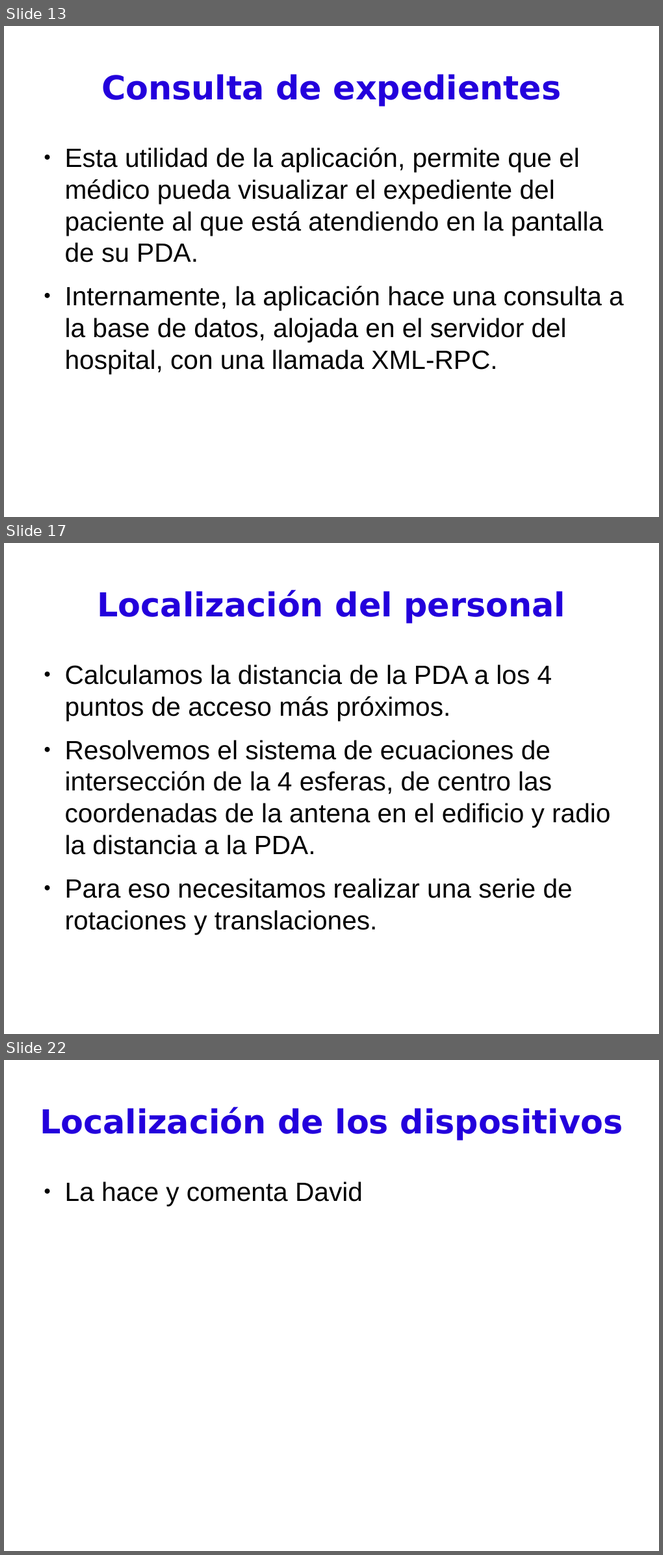
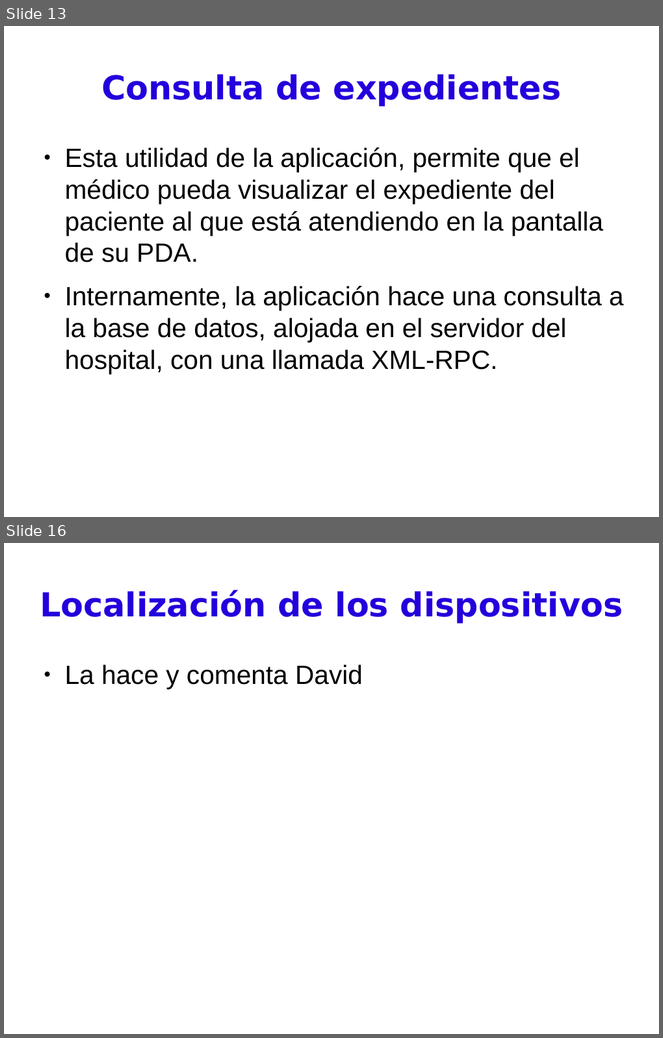
Before and after one commit to BackupTheBerlios/pdassii, a slide deck: Documentos/presentación.odp. Shown one above the other, each under a label of ours: slides 13, 17 and 22 before the commit, slides 13 and 16 after it; the slides between them are not shown. The pictures are 663x1555 and 663x1038 pixels, drawn with LibreOffice and Linux fonts; fonts in the diff are those of the drawing. Boxes give left, top, right and bottom in pixels: in the first picture for what was removed or moved away, otherwise in the second. Text is boxed around its words. In the diff, an @@ line names an element or a change of style, - is before the commit and + after.

```diff
--- a/Documentos/presentación.odp
+++ b/Documentos/presentación.odp
@@ slide 17 removed at (4, 543, 659, 1034), background #FFFFFF @@
@@ title removed at (98, 590, 566, 624) @@
-Localización del personal
@@ text removed at (65, 665, 610, 934) @@
-● Calculamos la distancia de la PDA a los 4 puntos de acceso más próximos.
-● Resolvemos el sistema de ecuaciones de intersección de la 4 esferas, de centro las coordenadas de la antena en el edificio y radio la distancia a la PDA.
-● Para eso necesitamos realizar una serie de rotaciones y translaciones.
@@ what was slide 22 is now slide 16 @@
```
Also in this commit, not shown: 12 slides changed, 3 slides added, 6 other slides removed.
